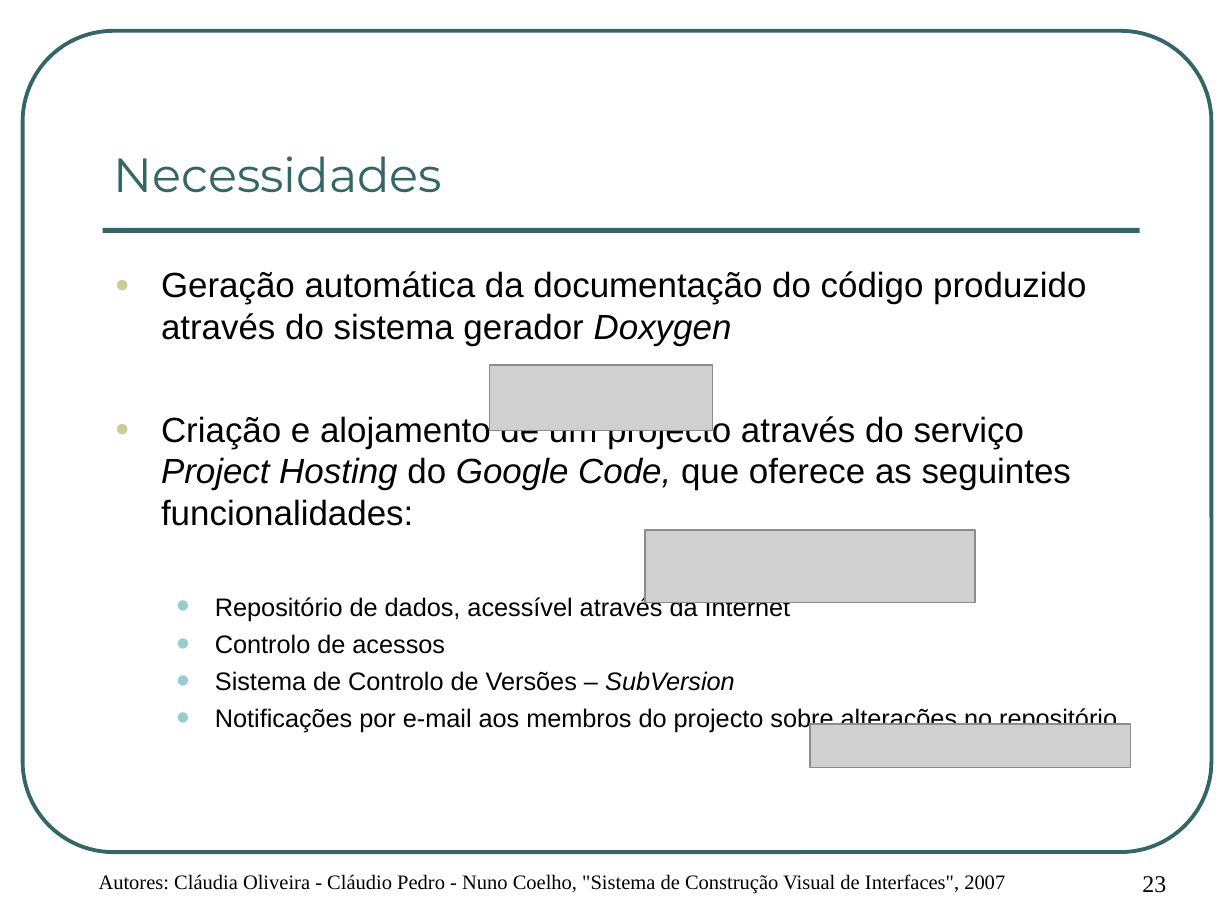
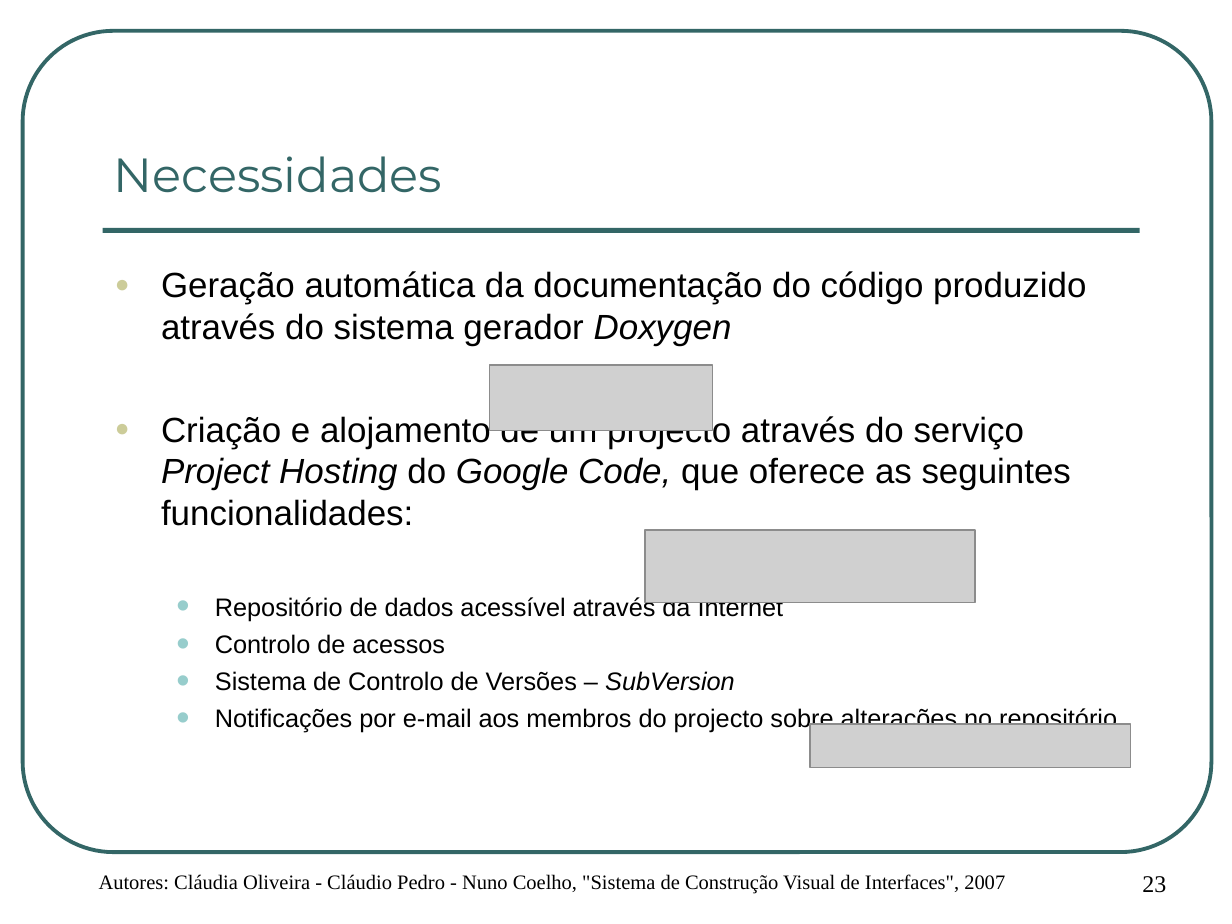
Before and after one commit to cpedro84/qooxdooguibuilder, a slide deck: slide 23 of apresentacao/Apresentação de Projecto.ppt. Drawn at 1232x924 pixels with LibreOffice and Linux fonts; fonts in the diff are those of the drawing; grey boxes stand for pictures; background and template pictures are left out. Boxes give left, top, right and bottom in pixels: in the first picture for what was removed or moved away, otherwise in the second. Text is boxed around its words. In the diff, an @@ line names an element or a change of style, - is before the commit and + after.

```diff
--- a/apresentacao/Apresentação de Projecto.ppt
+++ b/apresentacao/Apresentação de Projecto.ppt
@@ text at (215, 595, 784, 621): text changed @@
-  • Repositório de dados, acessível através da Internet
+  • Repositório de dados acessível através da Internet
```
Also in this commit, not shown: 13 other slides changed, 3 other files.
